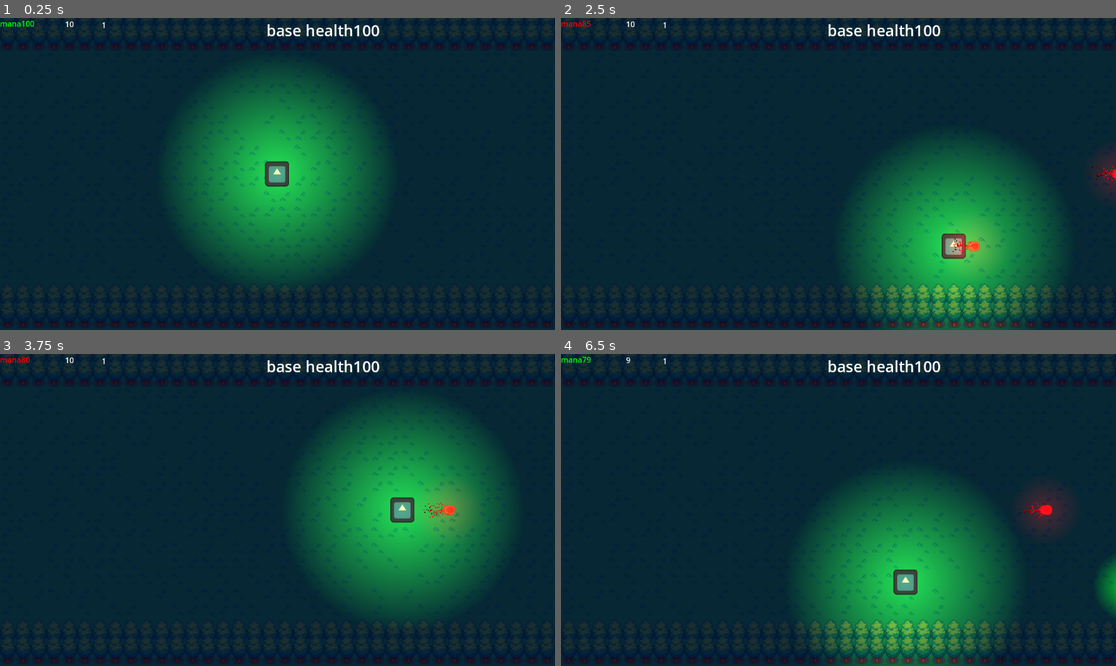
Above: before the commit, frames 1-4 (two rows, left to right).
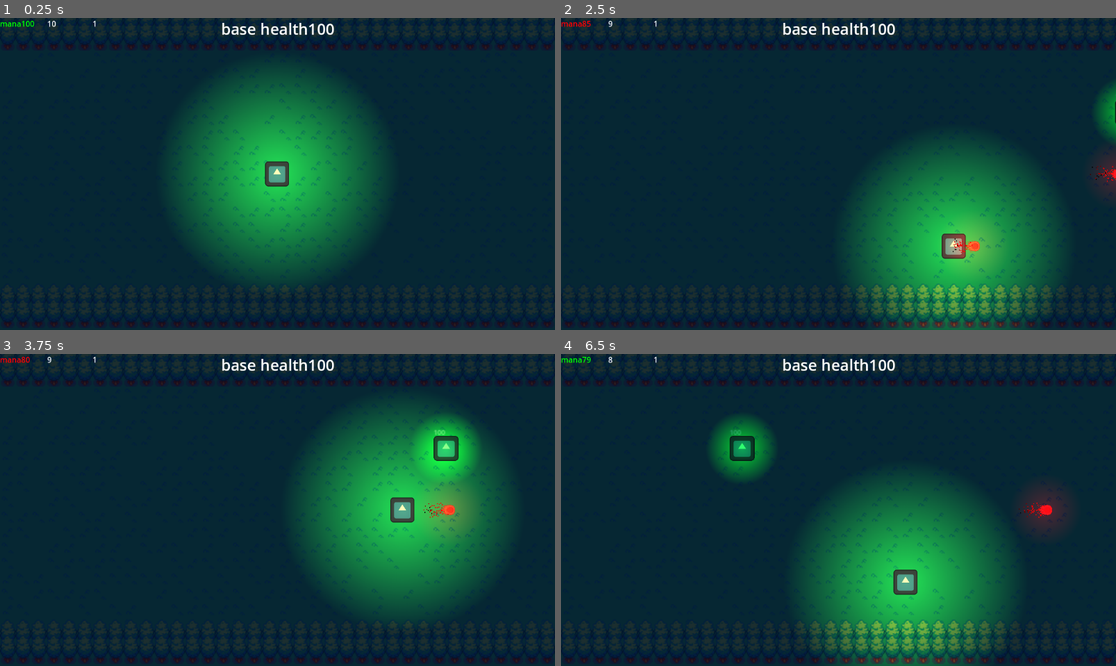
Above: after the commit, the same moments.

Repository: axel-bromee/pirp
Game: Godot game, scene res://scens/map.tscn
Same seed, same stepped clock (60 frames per second), same inputs: the game is played once before the commit and once after it. The engine's default icon, where the game draws it, is replaced by a stand-in: a white triangle on a blue panel in a dark square.
Inputs (mouse positions are in pixels of both pictures, inside the frame that each line leads up to):
- Up to frame 1 (0.25 s): no input
- Up to frame 2 (2.5 s): tap Enter at 0.5 s; move the mouse to (960, 158) at 0.52 s; press the mouse at (960, 158) at 0.53 s; hold D (right) 0.53-1.28 s; move the mouse to (727, 189) at 1.27 s; release the mouse at (727, 189) at 1.28 s; hold S (down) 1.28-2.03 s; click (727, 189) at 1.35 s; move the mouse to (894, 105) at 2.02 s; press the mouse at (894, 105) at 2.03 s; hold D (right) from 2.03 s (still down)
- Up to frame 3 (3.75 s): move the mouse to (249, 572) at 2.77 s; release D (right) at 2.78 s; release the mouse at (249, 572) at 2.78 s; hold W (up) 2.78-3.53 s; click (249, 572) at 2.85 s; move the mouse to (444, 556) at 3.52 s; press the mouse at (444, 556) at 3.53 s; hold A (left) from 3.53 s (still down)
- Up to frame 4 (6.5 s): move the mouse to (672, 463) at 4.27 s; release the mouse at (672, 463) at 4.28 s; click (672, 463) at 4.35 s; move the mouse to (866, 510) at 5.02 s; release A (left) at 5.03 s; press the mouse at (866, 510) at 5.03 s; hold S (down) 5.03-5.78 s; move the mouse to (755, 432) at 5.77 s; release the mouse at (755, 432) at 5.78 s; hold D (right) from 5.78 s (still down); click (755, 432) at 5.85 s

The runs differ from the first frame. In frame 1, 0.7% of the frame differs, in the area x 8-69%, y 0-7%; in frame 2, 1.1%; in frame 3, 2.4%; in frame 4, 2.8%, in the area x 8-100%, y 0-84%.

Commit message:
made logic better

Diff:
--- a/scens/map.tscn
+++ b/scens/map.tscn
@@ -185,25 +185,29 @@
 label_settings = SubResource("LabelSettings_buwpt")
 
 [node name="Label" type="Label" parent="CanvasLayer"]
-offset_left = 553.0
-offset_top = 3.0
-offset_right = 636.0
-offset_bottom = 50.0
+anchors_preset = 5
+anchor_left = 0.5
+anchor_right = 0.5
+offset_left = -41.5
+offset_right = 41.5
+offset_bottom = 47.0
+grow_horizontal = 2
 text = "100"
 label_settings = SubResource("LabelSettings_ri7cp")
+horizontal_alignment = 1
 
 [node name="round" type="Label" parent="CanvasLayer"]
-offset_left = 211.0
-offset_top = 3.0
-offset_right = 251.0
-offset_bottom = 26.0
+offset_left = 192.0
+offset_right = 232.0
+offset_bottom = 23.0
 text = "1"
 
 [node name="goblins" type="Label" parent="CanvasLayer"]
-offset_left = 135.0
-offset_top = 1.0
-offset_right = 175.0
-offset_bottom = 24.0
+offset_left = 98.0
+offset_right = 138.0
+offset_bottom = 23.0
+scale = Vector2(1, 1.01318)
+text = "10"
 
 [node name="barier" type="Node" parent="."]
 
--- a/scripts/base.gd
+++ b/scripts/base.gd
@@ -3,7 +3,7 @@
 var health = 100
 
 
-func _process(delta):
+func _process(_delta):
 	label.text = "base health" + str(int(health))
 
 func _on_area_entered(area: Area2D):
--- a/scripts/bullet.gd
+++ b/scripts/bullet.gd
@@ -10,5 +10,5 @@
 func _process(delta):
 	position += bullet_direction * speed * delta
 
-func _on_area_entered(area: Area2D):
+func _on_area_entered(_area: Area2D):
 	queue_free()
--- a/scripts/spawner.gd
+++ b/scripts/spawner.gd
@@ -1,8 +1,10 @@
 extends Marker2D
 @onready var goblin_sceen = preload("res://scens/goblin.tscn")
+@onready var Goblin_script = preload("res://scripts/goblin.gd")
 @onready var label_round: Label = $"../CanvasLayer/round"
 @onready var label_goblins: Label = $"../CanvasLayer/goblins"
 @onready var spawn_time: Timer = $spawn_interwal
+
 var rand_x
 var rand_y
 
@@ -13,23 +15,21 @@
 var spawn_interval = 5
 
 func _ready():
-	spawn_time.start(spawn_interval)
-
+	spawn_time.start(1)
 
 @warning_ignore("unused_parameter")
 func _process(delta):
 	label_goblins.text = str(goblins)
 	label_round.text = str(rounds)
-
-func _on_spawn_interwal_timeout():
 	if goblins == 0:
 		rounds += 1
 		goblins_extra += 5
 		goblins = 10 + goblins_extra
 
+func _on_spawn_interwal_timeout():
+	spawn_goblin()
 
-
-
+func spawn_goblin():
 	goblins -= 1
 	var goblin = goblin_sceen.instantiate()
 	rand_y = randi_range(-0,0)
